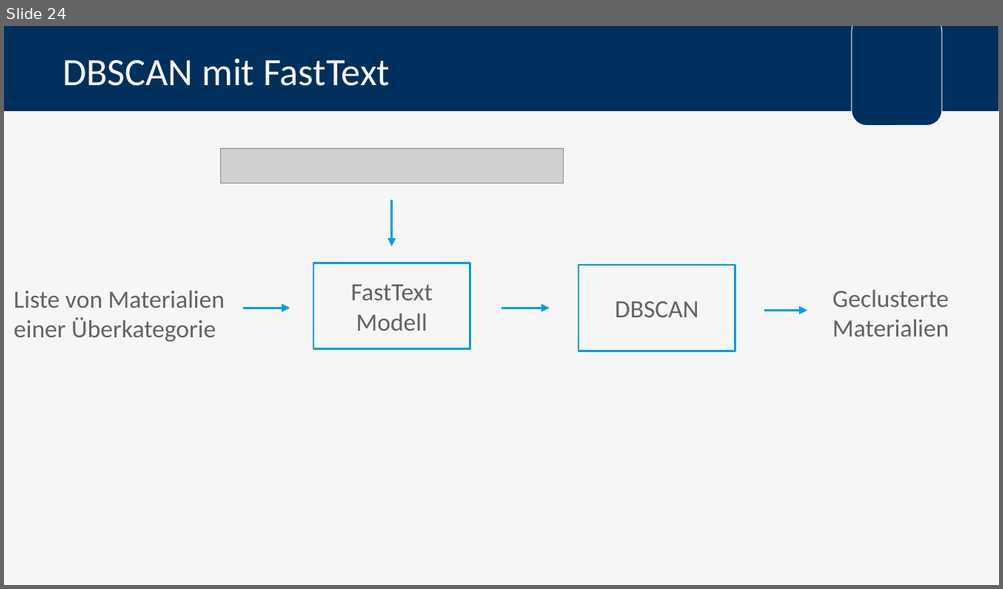
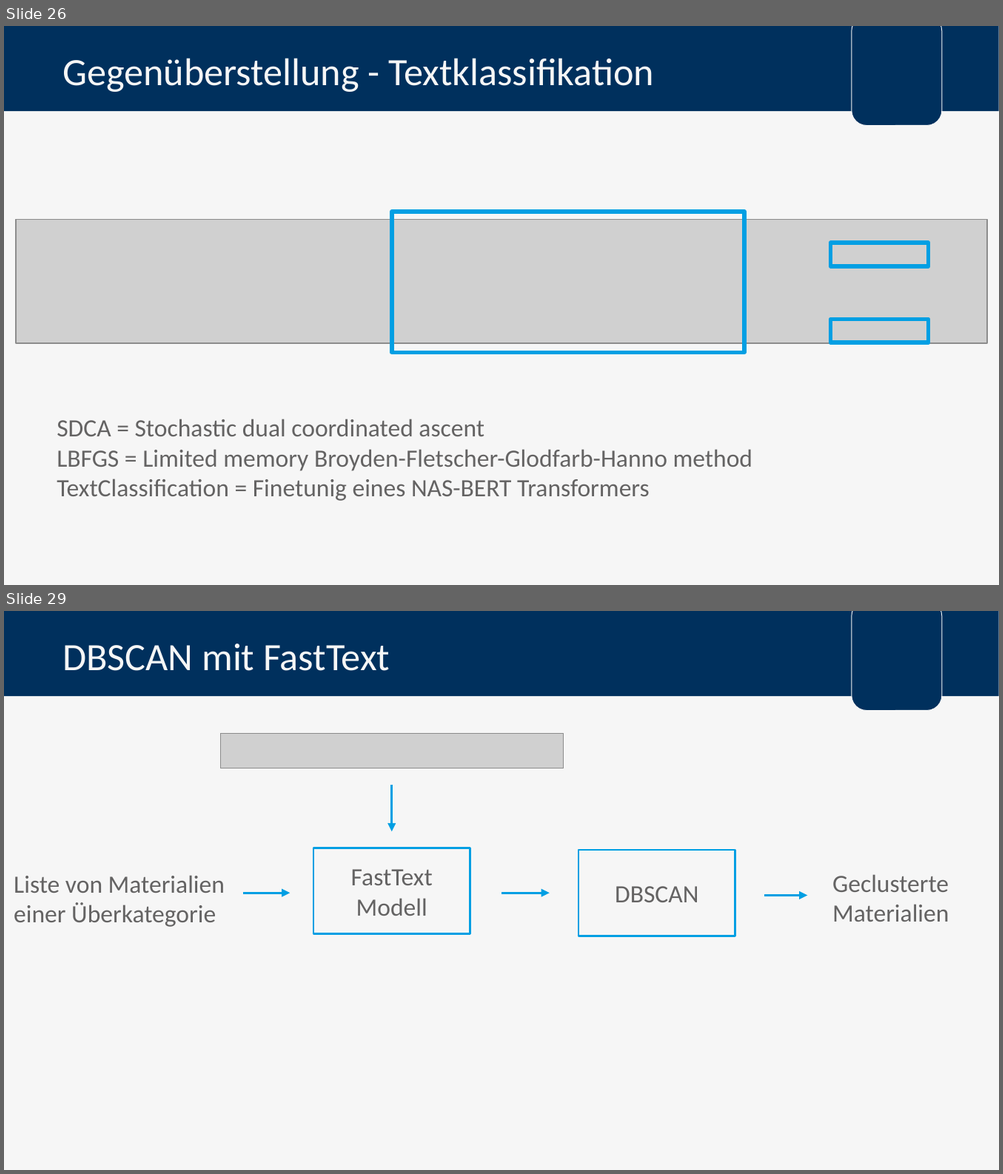
Before and after one commit to FlowBYRN/BaMaterialStandartisation, a slide deck: documents/Verteidigung.pptx. Shown one above the other, each under a label of ours: slide 24 before the commit, slides 26 and 29 after it; the slides between them are not shown. The pictures are 1003x589 and 1003x1174 pixels, drawn with LibreOffice and Linux fonts; fonts in the diff are those of the drawing; grey boxes stand for pictures; background and template pictures are left out. Boxes give left, top, right and bottom in pixels: in the first picture for what was removed or moved away, otherwise in the second. Text is boxed around its words. In the diff, an @@ line names an element or a change of style, - is before the commit and + after.

```diff
--- a/documents/Verteidigung.pptx
+++ b/documents/Verteidigung.pptx
@@ slide 26 added at bbox=[4, 26, 999, 585], background #F6F6F6; not listed: 2 template elements that a slide beside it also shows @@
@@ title added at bbox=[62, 58, 654, 92], 28 pt, text #F6F6F6 @@
+Gegenüberstellung - Textklassifikation
@@ picture added at bbox=[16, 220, 987, 344] @@
@@ rectangle added at bbox=[392, 212, 744, 353], outline #009FE3 3 pt @@
@@ rectangle added at bbox=[831, 243, 928, 266], outline #009FE3 3 pt @@
@@ rectangle added at bbox=[831, 319, 928, 343], outline #009FE3 3 pt @@
@@ text added at bbox=[57, 419, 753, 501], 18 pt, text #646363 @@
+SDCA = Stochastic dual coordinated ascent
+LBFGS = Limited memory Broyden-Fletscher-Glodfarb-Hanno method
+TextClassification = Finetunig eines NAS-BERT Transformers
@@ what was slide 24 is now slide 29 @@
```
Also in this commit, not shown: 14 slides changed, 21 other slides added, 14 slides removed, 1 other file.
